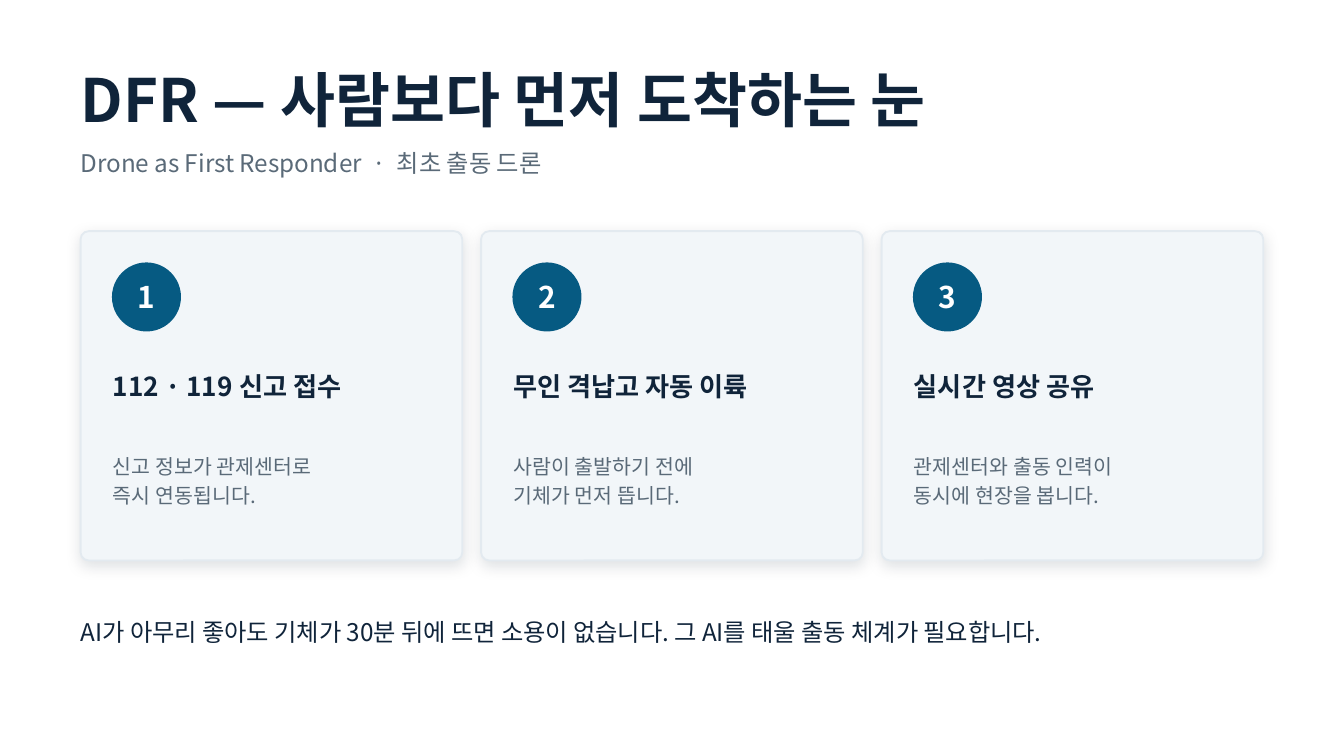
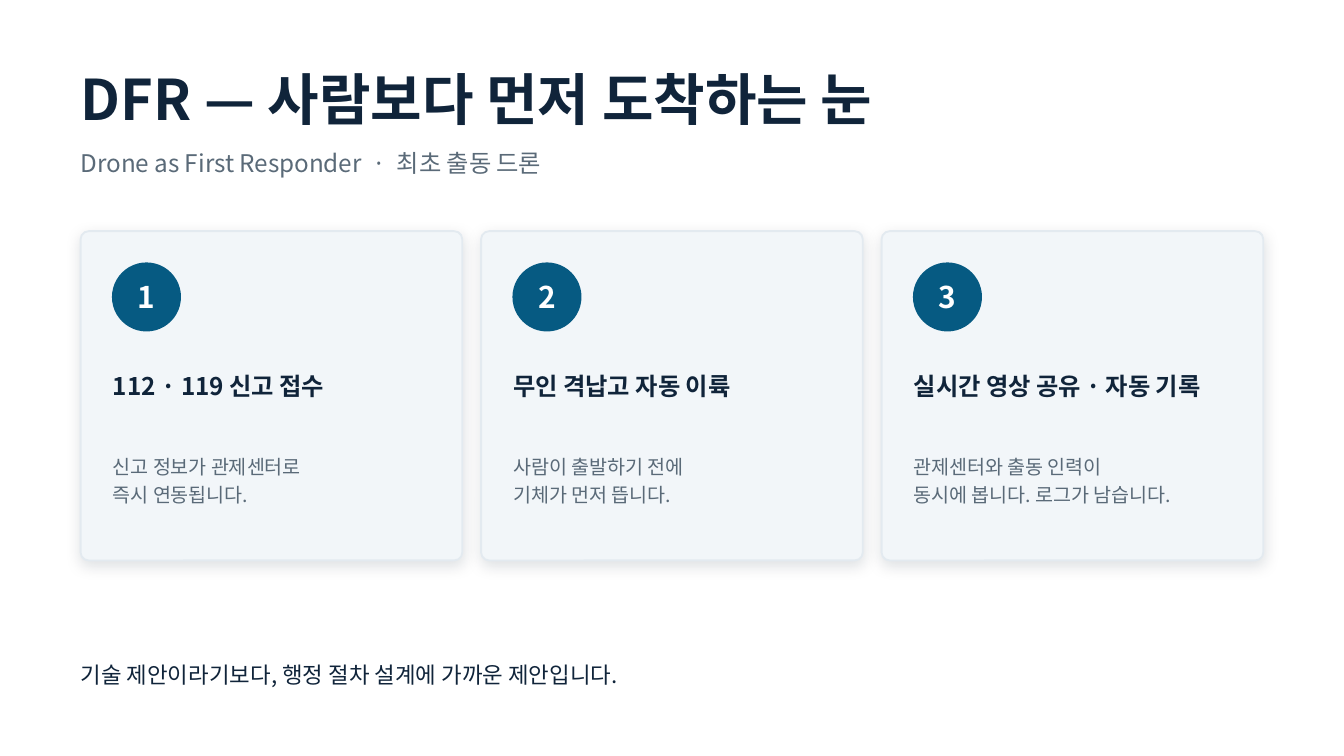
Before and after one commit to one497/Hank, a slide deck: slide 6 of docs/jeju-safety/제주드론치안_발제초안.pptx. Drawn at 1344x756 pixels with LibreOffice and Linux fonts; fonts in the diff are those of the drawing. Boxes give left, top, right and bottom in pixels: in the first picture for what was removed or moved away, otherwise in the second. Text is boxed around its words. In the diff, an @@ line names an element or a change of style, - is before the commit and + after.

```diff
--- a/docs/jeju-safety/제주드론치안_발제초안.pptx
+++ b/docs/jeju-safety/제주드론치안_발제초안.pptx
@@ text "DFR — 사람보다 먼저 도착하는 ..." at (81, 73, 873, 125): size 32 to 30 pt @@
@@ text "112 · 119 신고 접수" at (113, 374, 324, 397): size 14 to 13 pt @@
@@ text "무인 격납고 자동 이륙" at (513, 374, 731, 398): size 14 to 13 pt @@
@@ text at (914, 374, 1201, 398): text changed; size 14 to 13 pt @@
-실시간 영상 공유
+실시간 영상 공유 · 자동 기록
@@ text "신고 정보가 관제센터로" at (113, 458, 301, 504): size 11 to 10.5 pt @@
@@ text "사람이 출발하기 전에" at (513, 458, 683, 504): size 11 to 10.5 pt @@
@@ text at (914, 458, 1102, 476): size 11 to 10.5 pt in "관제센터와 출동 인력이" @@
@@ text at (914, 486, 1171, 504): text changed; size 11 to 10.5 pt @@
-동시에 현장을 봅니다.
+동시에 봅니다. 로그가 남습니다.
@@ text at (81, 664, 617, 687): text changed; size 13 to 12 pt @@
-AI가 아무리 좋아도 기체가 30분 뒤에 뜨면 소용이 없습니다. 그 AI를 태울 출동 체계가 필요합니다.
+기술 제안이라기보다, 행정 절차 설계에 가까운 제안입니다.
```
Also in this commit, not shown: 6 other slides changed, 4 slides added, 3 slides removed, 9 other files.
